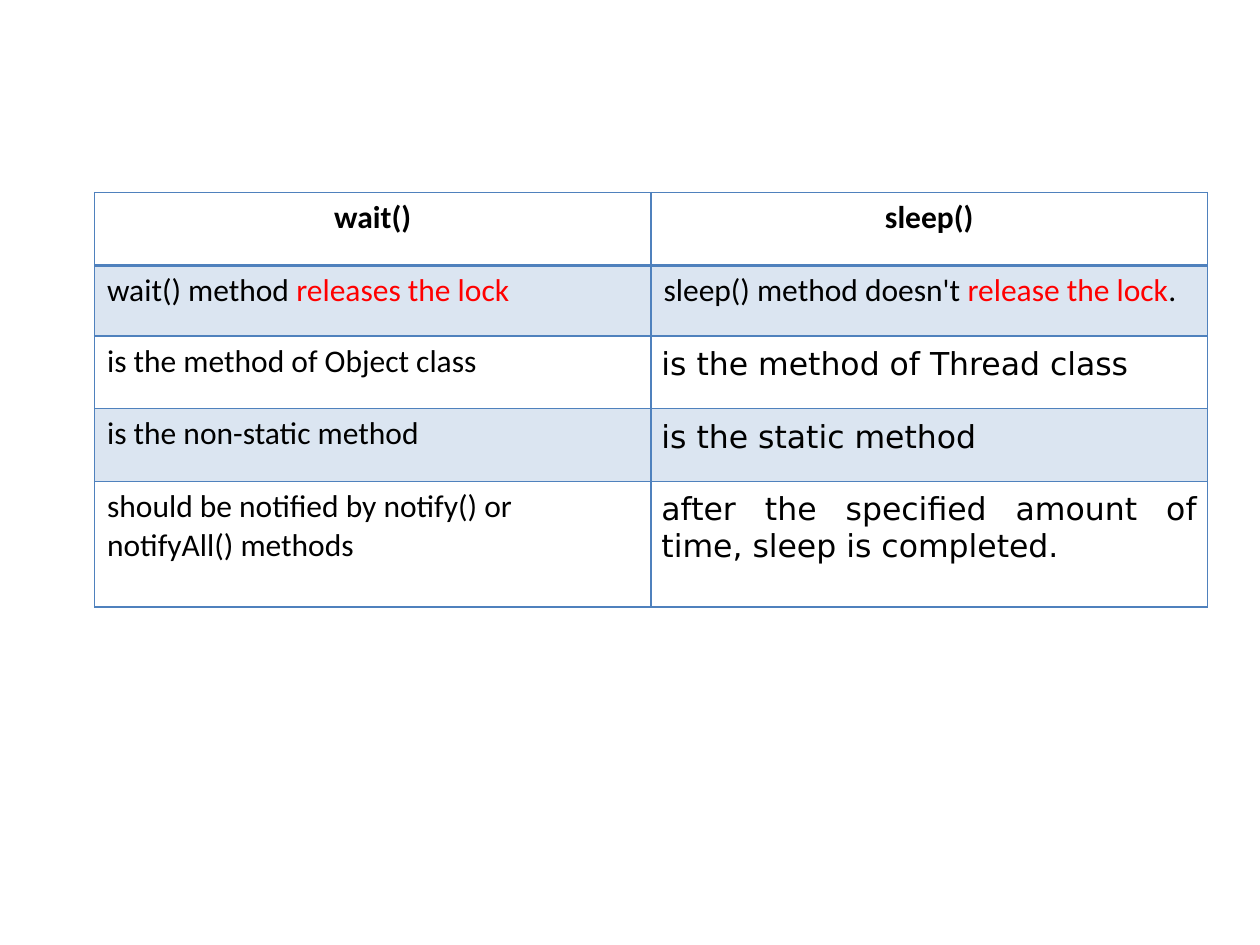
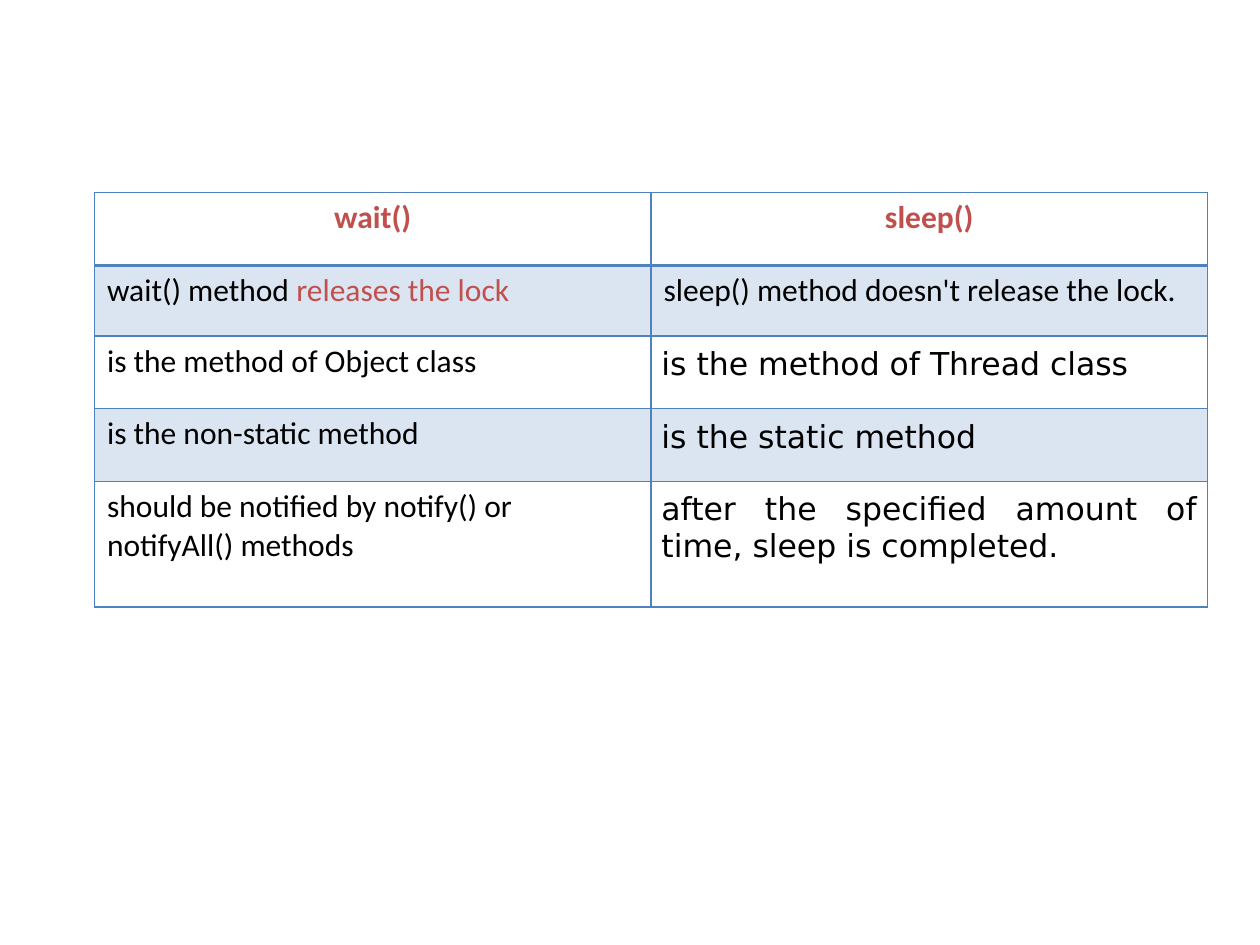
Before and after one commit to JongkukLee/JAC444, a slide deck: slide 6 of lect5-s3-thread-wait.pptx. Drawn at 1260x945 pixels with LibreOffice and Linux fonts; fonts in the diff are those of the drawing. Boxes give left, top, right and bottom in pixels: in the first picture for what was removed or moved away, otherwise in the second. Text is boxed around its words. In the diff, an @@ line names an element or a change of style, - is before the commit and + after.

```diff
--- a/lect5-s3-thread-wait.pptx
+++ b/lect5-s3-thread-wait.pptx
@@ table at [94, 193, 1208, 607] @@
@@ text colour #000000 to #C0504D in "wait()", "sleep()" @@
@@ text colour #FF0000 to #C0504D in "releases the lock" @@
@@ text colour #FF0000 to #000000 in "release the lock." @@
```
Also in this commit, not shown: 6 other slides changed, 20 other files.
